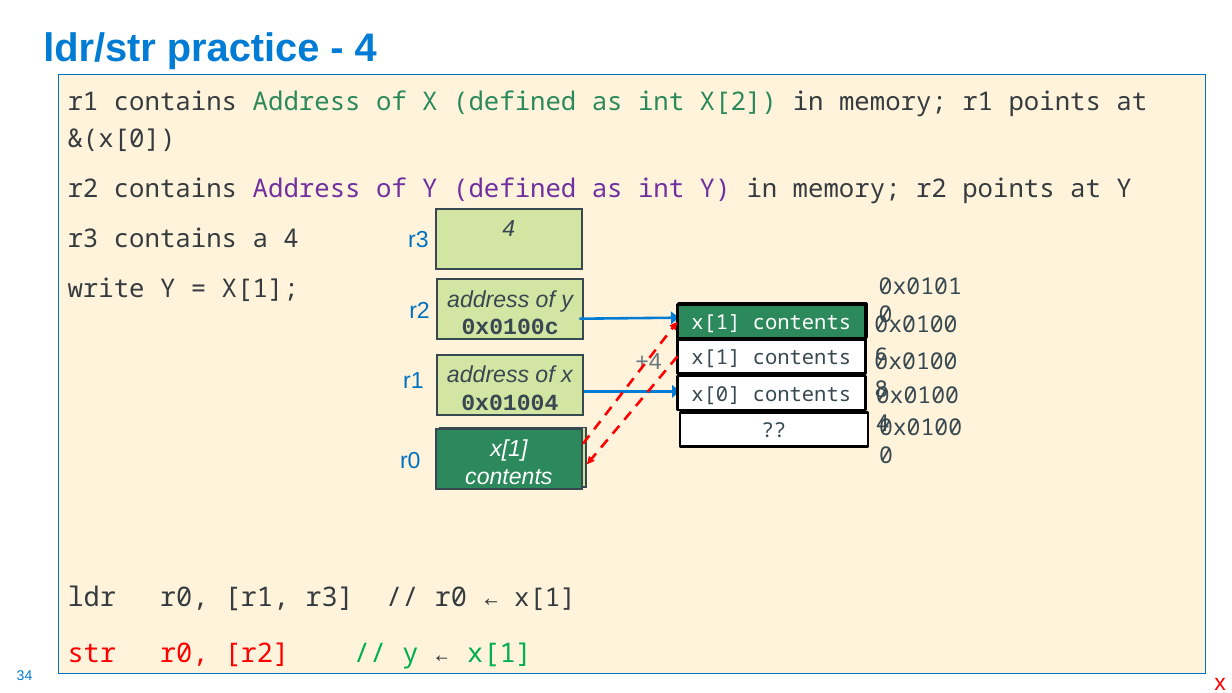
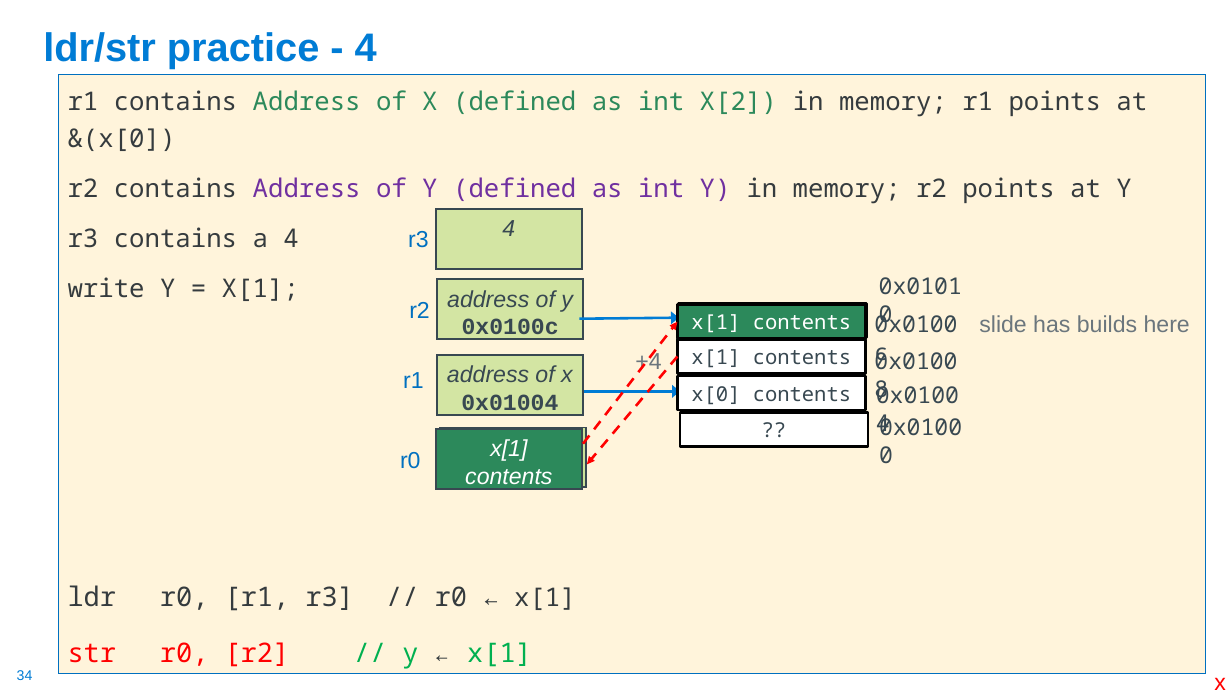
Before and after one commit to cse30-sp24/Muller-Slides, a slide deck: slide 34 of Lecture-15.pptx. Drawn at 1232x693 pixels with LibreOffice and Linux fonts; fonts in the diff are those of the drawing. Boxes give left, top, right and bottom in pixels: in the first picture for what was removed or moved away, otherwise in the second. Text is boxed around its words. In the diff, an @@ line names an element or a change of style, - is before the commit and + after.

```diff
--- a/Lecture-15.pptx
+++ b/Lecture-15.pptx
@@ text added at [979, 315, 1190, 332], 18 pt, text #6B767D @@
+slide has builds here
```
Also in this commit, not shown: 4 other slides changed, 2 slides removed, 1 other file.
